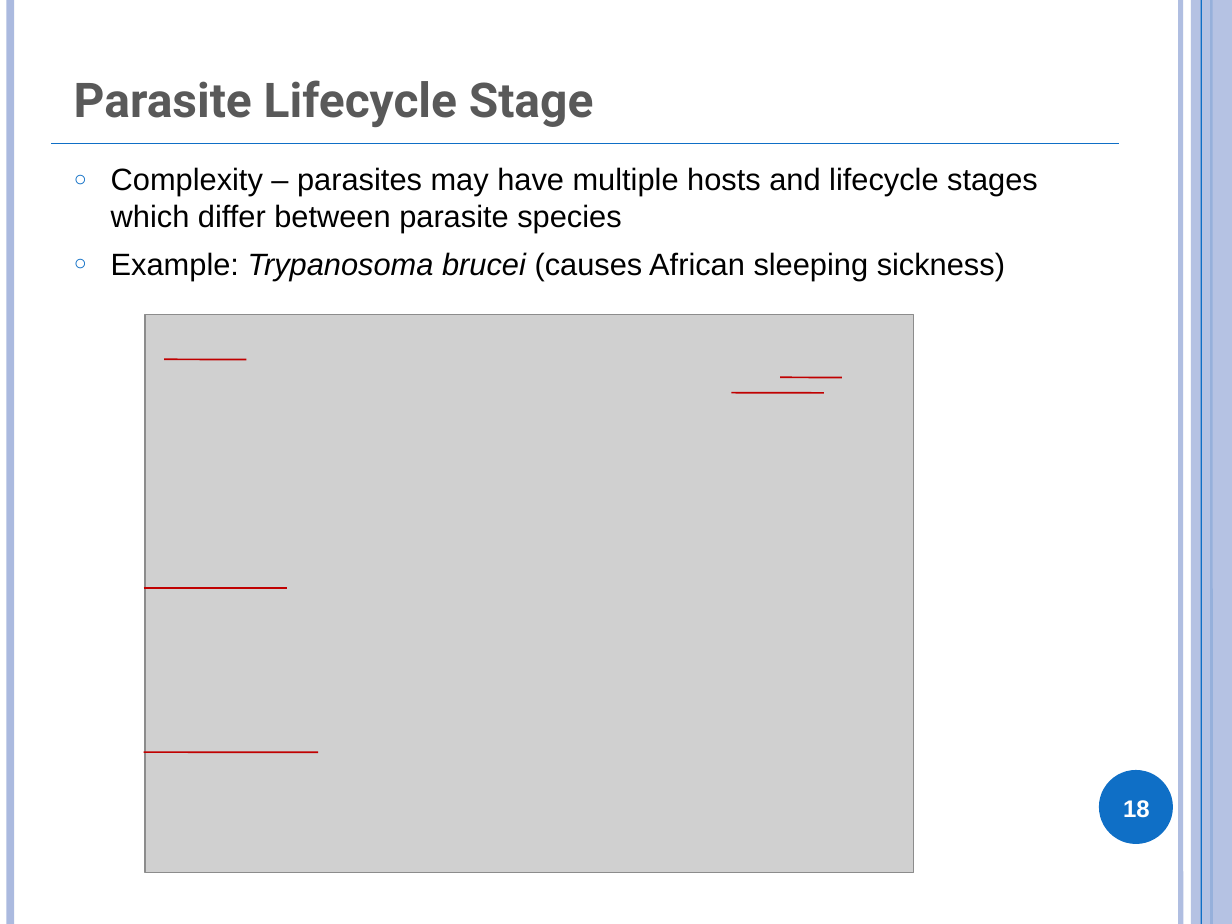
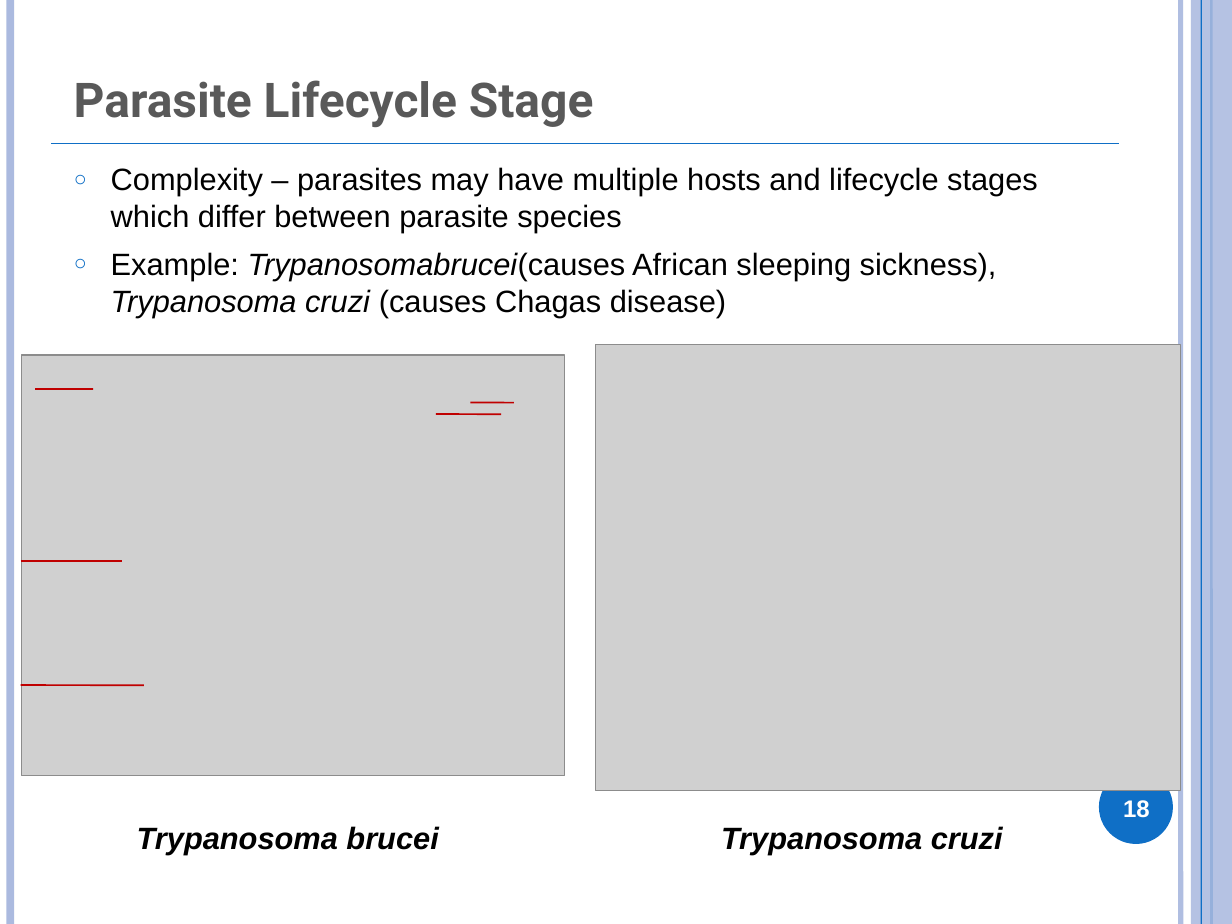
Before and after one commit to obi-ontology/obi-legacy-svn, a slide deck: slide 18 of trunk/docs/presentations/OBI tutorial July 2011 ICBO/EuPathDB.pptx. Drawn at 1232x924 pixels with LibreOffice and Linux fonts; fonts in the diff are those of the drawing; grey boxes stand for pictures. Boxes give left, top, right and bottom in pixels: in the first picture for what was removed or moved away, otherwise in the second. Text is boxed around its words. In the diff, an @@ line names an element or a change of style, - is before the commit and + after.

```diff
--- a/trunk/docs/presentations/OBI tutorial July 2011 ICBO/EuPathDB.pptx
+++ b/trunk/docs/presentations/OBI tutorial July 2011 ICBO/EuPathDB.pptx
@@ text at bbox=[111, 252, 997, 317]: text changed @@
-○ Example: Trypanosoma brucei (causes African sleeping sickness)
+○ Example: Trypanosomabrucei(causes African sleeping sickness), Trypanosoma cruzi (causes Chagas disease)
@@ picture: place and size @@
-picture at bbox=[145, 314, 914, 872]
+picture at bbox=[21, 355, 564, 776]
@@ picture added at bbox=[595, 345, 1180, 791] @@
@@ line moved from (164, 360) - (246, 360) to (34, 389) - (94, 389) @@
@@ line moved from (732, 393) - (824, 393) to (436, 414) - (501, 414) @@
@@ line moved from (780, 377) - (841, 377) to (471, 403) - (514, 403) @@
@@ line moved from (144, 588) - (287, 588) to (21, 561) - (122, 561) @@
@@ line moved from (144, 752) - (318, 753) to (21, 685) - (144, 685) @@
@@ text added at bbox=[137, 826, 438, 855], 18 pt, text #000000, bold, italic @@
+Trypanosoma brucei
@@ text added at bbox=[721, 826, 1003, 855], 18 pt, text #000000, bold, italic @@
+Trypanosoma cruzi
```
Also in this commit, not shown: 5 other slides changed.
